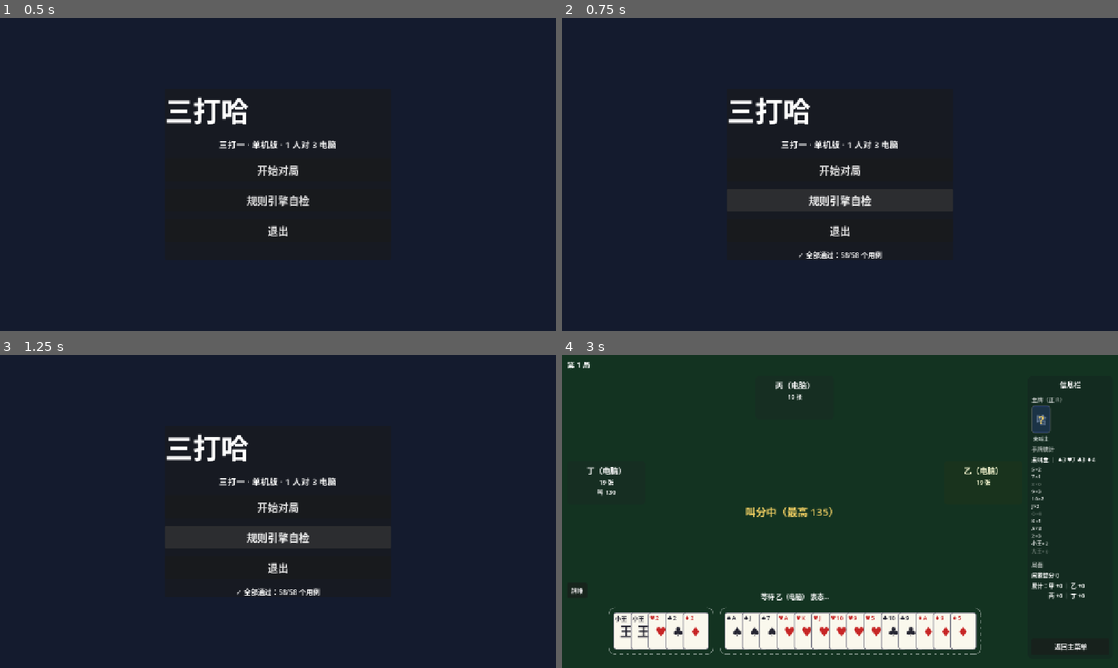
Above: before the commit, frames 1-4 (two rows, left to right).
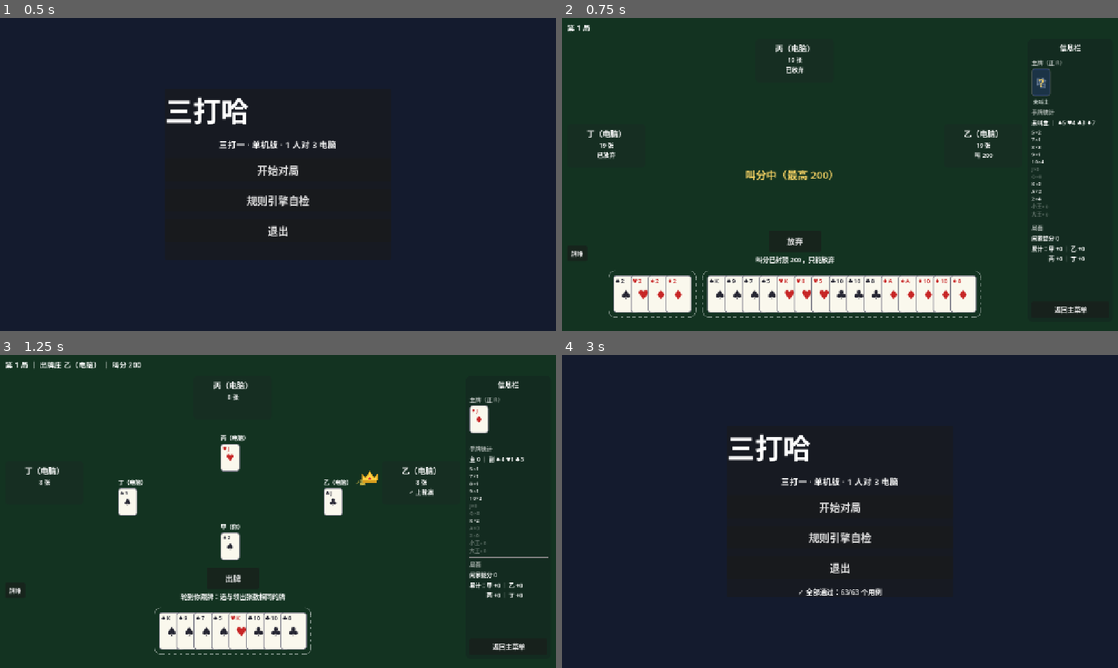
Above: after the commit, the same moments.

Repository: longy1/three-beat-one
Game: Godot game, scene res://scene/main_menu.tscn
Two runs of this game, one before a commit and one after it. Both use one fixed random seed, a clock stepped at 60 frames per second and the inputs below.
Inputs (mouse positions are in pixels of both pictures, inside the frame that each line leads up to):
- Up to frame 1 (0.5 s): no input
- Up to frame 2 (0.75 s): click "规则引擎自检" at 0.5 s
- Up to frame 3 (1.25 s): no input
- Up to frame 4 (3 s): click "开始对局" at 1.25 s; click (840, 505) at 2 s, where only the run after the commit has a clickable "开始对局"; click (678, 577) at 2.75 s, where only the run before the commit has a clickable "叫 135"

Frame 1 is identical in both runs. In frame 2, 31% of the frame differs, in the area x 0-96%, y 1-96%; in frame 3, 27%; in frame 4, 32%.

Commit message:
test(ui): 新增 UI 回归套件（5 用例）——扣底卡死/牌堆座位号/王2渲染/主牌展示/捉分一致性；框架支持 async 用例；捉分统计经探针+用例双重验证无缺陷

Diff:
--- a/script/main_menu.gd
+++ b/script/main_menu.gd
@@ -1,5 +1,5 @@
 extends Control
-## 主菜单：开始对局（M2 占位）、规则引擎自检（进程内复用 tests/ 用例）、退出。
+## 主菜单：开始对局、自检按钮（进程内复用 test/ 全部用例，含 UI 回归）、退出。
 
 
 const TestFramework := preload("res://test/test_framework.gd")
@@ -13,6 +13,7 @@
 	preload("res://test/test_appendix_a.gd"),
 	preload("res://test/test_game.gd"),
 	preload("res://test/test_ai_policy.gd"),
+	preload("res://test/test_ui.gd"),
 ]
 
 
@@ -32,7 +33,7 @@
 	var suites: Array = []
 	for suite_script in SUITES:
 		suites.append(suite_script.new())
-	var result: TestFramework.Result = TestFramework.run_suites(suites)
+	var result: TestFramework.Result = await TestFramework.run_suites(suites)
 	label.text = result.summary()
 
 
--- /dev/null
+++ b/test/probe_captured.gd
@@ -0,0 +1,39 @@
+extends SceneTree
+
+func _initialize() -> void:
+	var table = load("res://scene/game_table.tscn").instantiate()
+	root.add_child(table)
+	await process_frame
+	await process_frame
+	var eng = table.engine
+	var steps := 0
+	var mismatches := 0
+	while eng.phase != GameEngine.Phase.SETTLED and steps < 3000:
+		steps += 1
+		match eng.phase:
+			GameEngine.Phase.AUCTION:
+				var s: int = eng.auction_turn
+				eng.submit_bid(s, AiPolicy.choose_bid(eng.hands[s], eng.current_highest_bid()))
+			GameEngine.Phase.TRUMP:
+				var ch: Dictionary = AiPolicy.choose_trump(eng.hands[eng.banker_seat])
+				eng.submit_trump(eng.banker_seat, ch.suit, ch.rank)
+			GameEngine.Phase.DISCARD:
+				eng.submit_discard(eng.banker_seat, AiPolicy.choose_discard(eng.hands[eng.banker_seat], eng.trump))
+			GameEngine.Phase.TRICKS:
+				var s: int = eng.turn_seat
+				var v: Dictionary = eng.submit_play(s, AiPolicy.choose_play(eng, s))
+				if not v.legal:
+					print("ILLEGAL seat=", s, " ", v.text)
+				# 每步核对：引擎捉分 vs 信息栏显示
+				var label: Label = table.get_node("Sidebar/VBox/CapturedLabel")
+				var expect := str(eng.captured_points)
+				if eng.captured_points > 0 and not label.text.contains(expect):
+					mismatches += 1
+					if mismatches <= 3:
+						print("MISMATCH step=", steps, " engine=", eng.captured_points,
+							" label=", label.text, " captured_total=", eng.captured_total if eng.get("captured_total") else "-")
+	var lbl: Label = table.get_node("Sidebar/VBox/CapturedLabel")
+	print("settled engine_captured=", eng.captured_points, " koudi=", eng.koudi_points)
+	print("label=", lbl.text)
+	print("mismatches=", mismatches, " steps=", steps)
+	quit(0)
--- a/test/run_tests.gd
+++ b/test/run_tests.gd
@@ -1,6 +1,6 @@
 extends SceneTree
-## headless 测试入口（M1 验收命令）：
-##   Godot --headless --path . -s tests/run_tests.gd
+## headless 测试入口：
+##   Godot --headless --path . -s test/run_tests.gd
 ## 全部通过退出码 0，否则 1（便于 CI）。
 
 const TestFramework := preload("res://test/test_framework.gd")
@@ -14,6 +14,7 @@
 	preload("res://test/test_appendix_a.gd"),
 	preload("res://test/test_game.gd"),
 	preload("res://test/test_ai_policy.gd"),
+	preload("res://test/test_ui.gd"),
 ]
 
 
@@ -21,9 +22,9 @@
 	var suites: Array = []
 	for suite_script in SUITES:
 		suites.append(suite_script.new())
-	var result: TestFramework.Result = TestFramework.run_suites(suites)
+	var result: TestFramework.Result = await TestFramework.run_suites(suites)
 	print("========================================")
-	print("三打哈 · M1 规则引擎测试")
+	print("三打哈 · 规则引擎 + UI 回归测试")
 	print("========================================")
 	print(result.summary())
 	quit(0 if result.all_passed() else 1)
--- a/test/test_framework.gd
+++ b/test/test_framework.gd
@@ -45,7 +45,8 @@
 		return "\n".join(lines)
 
 
-## 运行一组测试套件（每个套件为包含 test_ 方法的实例）
+## 运行一组测试套件（每个套件为包含 test_ 方法的实例）。
+## 支持 async 用例（含 await 的 UI 测试）：框架整体可被 await。
 static func run_suites(suites: Array) -> Result:
 	var result := Result.new()
 	for suite in suites:
@@ -60,7 +61,7 @@
 		for method_name in method_names:
 			result.total += 1
 			var a := Assert.new()
-			suite.call(method_name, a)
+			await suite.call(method_name, a)
 			if a.failures.is_empty():
 				result.passed += 1
 			else:
--- /dev/null
+++ b/test/test_ui.gd
@@ -0,0 +1,150 @@
+extends RefCounted
+## UI 层回归用例：headless 实例化场景 + 方法级驱动 + 节点状态断言。
+## 纪律（AGENTS.md 第 7 章）：**每个用户报告的 UI bug，修复时必须在本套件补一个回归用例。**
+##
+## 已覆盖回归：
+## - 扣底卡死：提交叫主后「确认扣底」按钮被 _clear_action_bar 误删
+## - 牌堆悬停失效：SeatPanel.setup(seat) 被遗漏，座位号恒 -1
+## - 叫主前手牌丢王/2：主牌组加入条件误写 trump != null
+## - 捉分一致性：信息栏显示与引擎 captured_points 逐步一致
+
+
+const Phase := GameEngine.Phase
+
+
+## 实例化一个干净的牌桌场景并等两帧（布局就绪）
+func _spawn_table():
+	var tree: SceneTree = Engine.get_main_loop()
+	var table = load("res://scene/game_table.tscn").instantiate()
+	tree.root.add_child(table)
+	await tree.process_frame
+	await tree.process_frame
+	# 加速 UI 定时器：测试不必等待真实的 AI 节奏与结算停留
+	table._ai_timer.wait_time = 0.01
+	table._trick_timer.wait_time = 0.01
+	return table
+
+
+func _release_table(table) -> void:
+	var tree: SceneTree = Engine.get_main_loop()
+	table.queue_free()
+	await tree.process_frame
+
+
+## 注入标准发牌并指定抓牌庄家
+func _deal(eng: GameEngine, dealer: int) -> void:
+	var deck := Card.full_deck()
+	var hands: Array = []
+	for s in 4:
+		hands.append(deck.slice(s * 19, (s + 1) * 19))
+	eng.start_session_with_deal(dealer, hands, deck.slice(76, 84))
+
+
+## AI 代打：走完当前阶段的全部引擎交互（不模拟鼠标）
+func _drive_step(eng: GameEngine) -> void:
+	match eng.phase:
+		Phase.AUCTION:
+			var s: int = eng.auction_turn
+			eng.submit_bid(s, AiPolicy.choose_bid(eng.hands[s], eng.current_highest_bid()))
+		Phase.TRUMP:
+			var ch: Dictionary = AiPolicy.choose_trump(eng.hands[eng.banker_seat])
+			eng.submit_trump(eng.banker_seat, ch.suit, ch.rank)
+		Phase.DISCARD:
+			eng.submit_discard(eng.banker_seat, AiPolicy.choose_discard(eng.hands[eng.banker_seat], eng.trump))
+		Phase.TRICKS:
+			var s: int = eng.turn_seat
+			eng.submit_play(s, AiPolicy.choose_play(eng, s))
+
+
+## 回归：扣底卡死——人类提交叫主后「确认扣底」按钮必须存活
+func test_discard_button_survives_trump_submit(test) -> void:
+	var table = await _spawn_table()
+	var eng: GameEngine = table.engine
+	_deal(eng, 0)
+	for s in [1, 2, 3]:
+		eng.submit_bid(s, GameEngine.BID_PASS)
+	eng.submit_bid(0, GameEngine.BID_PASS)  # 人类 130 坐庄
+	test.eq(eng.phase, Phase.TRUMP, "进入叫主阶段")
+	table._pending_trump_suit = Card.Suit.SPADE
+	table._submit_human_trump(Card.RANK_9)  # 真实 UI 提交路径
+	await tree_pause()
+	var bar: HBoxContainer = table.get_node("BottomArea/ActionBar")
+	var found := false
+	for c in bar.get_children():
+		if c is Button and c.visible and "确认扣底" in c.text:
+			found = true
+	test.check(found, "提交叫主后确认扣底按钮存活（回归：扣底卡死）")
+	test.check(eng.phase == Phase.DISCARD, "引擎进入扣底阶段")
+	await _release_table(table)
+
+
+## 回归：叫主前手牌 19 张全部渲染（王与 2 曾被整组丢弃）
+func test_hand_renders_all_cards_before_trump(test) -> void:
+	var table = await _spawn_table()
+	var eng: GameEngine = table.engine
+	_deal(eng, 0)
+	table._render_hand()  # 拍卖阶段（未叫主）
+	var count := 0
+	for c in table.get_node("BottomArea/HandRow").get_children():
+		# 跳过 queue_free 延迟删除的上一排卡牌
+		if c is CardWidget and not c.is_queued_for_deletion():
+			count += 1
+	test.eq(count, 19, "叫主前手牌渲染 19 张（含王与 2）")
+	await _release_table(table)
+
+
+## 回归：牌堆弹层使用正确座位名（SeatPanel.setup 注入座位号）
+func test_pile_popup_uses_seat_name(test) -> void:
+	var table = await _spawn_table()
+	_drive_step(table.engine)  # 让拍卖走一步，保证有真实历史数据结构
+	table.get_node("SeatLeft").mouse_entered.emit()
+	var popup: PanelContainer = table.get_node_or_null("PilePopup")
+	test.check(popup != null and popup.visible, "悬停后牌堆弹层显示")
+	if popup != null and popup.visible:
+		var title: Label = popup.get_node("VBox/Title")
+		test.check("丁" in title.text, "弹层标题含座位名（实际：%s）" % title.text)
+	await _release_table(table)
+
+
+## 叫主后信息栏展示「正 R」牌面；未叫主时注明「未叫主」
+func test_trump_display_in_sidebar(test) -> void:
+	var table = await _spawn_table()
+	var eng: GameEngine = table.engine
+	_deal(eng, 0)
+	for s in [1, 2, 3]:
+		eng.submit_bid(s, GameEngine.BID_PASS)
+	eng.submit_bid(0, GameEngine.BID_PASS)
+	var state_label: Label = table.get_node("Sidebar/VBox/TrumpRow/TrumpStack/TrumpStateLabel")
+	test.check("未叫主" in state_label.text, "未叫主态注明文字")
+	eng.submit_trump(0, Card.Suit.SPADE, Card.RANK_9)
+	var slot: Control = table.get_node("Sidebar/VBox/TrumpRow/TrumpStack/TrumpSlot")
+	var has_card := false
+	for c in slot.get_children():
+		if c is CardWidget and c.card != null and c.card.suit == Card.Suit.SPADE and c.card.rank == Card.RANK_9:
+			has_card = true
+	test.check(has_card, "叫主后信息栏展示 ♠9 牌面")
+	await _release_table(table)
+
+
+## 一致性不变量：自动对局中，信息栏捉分显示与引擎 captured_points 逐步一致
+func test_captured_label_matches_engine(test) -> void:
+	var table = await _spawn_table()
+	var eng: GameEngine = table.engine
+	eng.start_session(7)
+	var tree: SceneTree = Engine.get_main_loop()
+	var steps := 0
+	while eng.phase != Phase.SETTLED and steps < 500:
+		steps += 1
+		_drive_step(eng)
+		await tree.create_timer(0.05).timeout  # 等 UI 信号处理器（含停留计时）完成
+		var label: Label = table.get_node("Sidebar/VBox/CapturedLabel")
+		test.check(str(eng.captured_points) in label.text,
+			"step %d：捉分显示一致（引擎 %d，显示 %s）" % [steps, eng.captured_points, label.text])
+	test.check(eng.phase == Phase.SETTLED, "整局完整结束（%d 步）" % steps)
+	await _release_table(table)
+
+
+## 等一个物理帧（供 UI 信号处理器中的计时器走完）
+func tree_pause() -> void:
+	var tree: SceneTree = Engine.get_main_loop()
+	await tree.create_timer(0.05).timeout
Not shown, added: test/probe_captured.gd.uid
Not shown, added: test/test_ui.gd.uid
